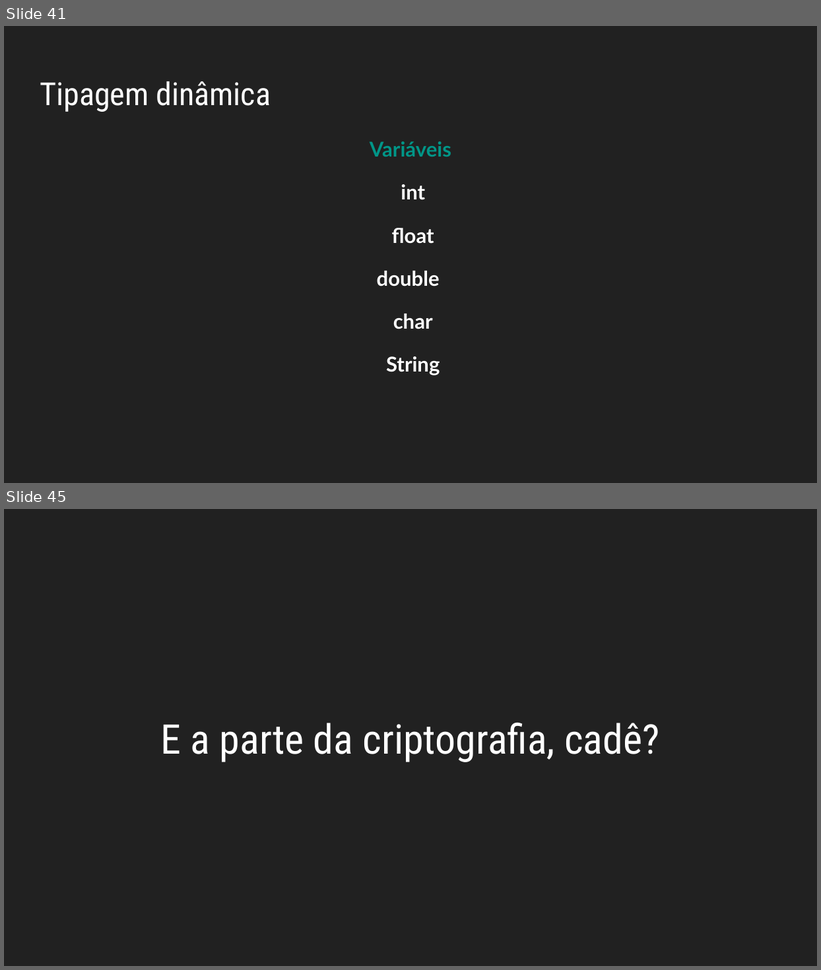
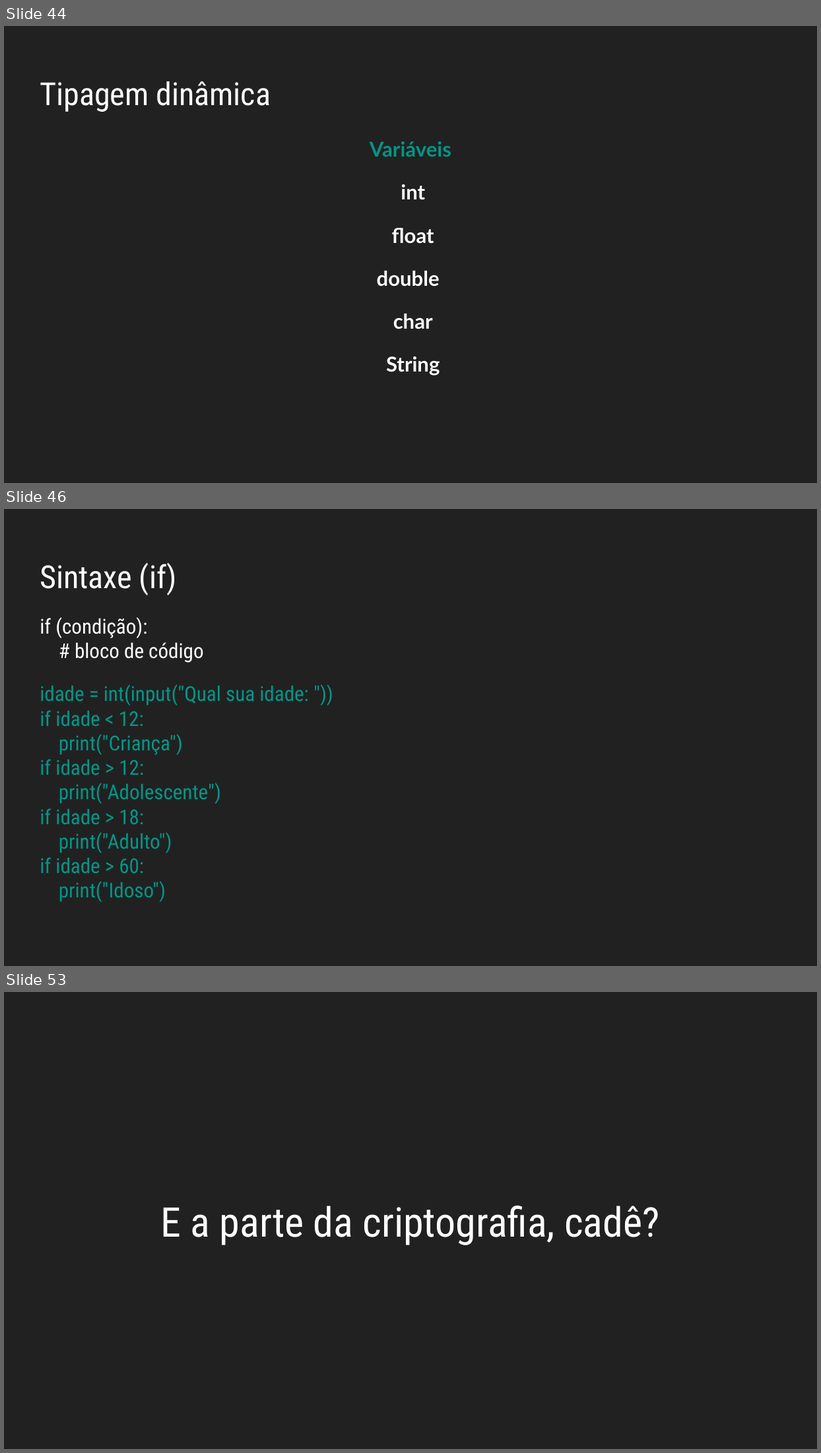
Before and after one commit to allythy/Palestras, a slide deck: Minicurso Do Terminal GNU-Linux ao Python/VI Workshop da Escola de Engenharias e TI.odp. Shown one above the other, each under a label of ours: slides 41 and 45 before the commit, slides 44, 46 and 53 after it; the slides between them are not shown. The pictures are 821x970 and 821x1453 pixels, drawn with LibreOffice and Linux fonts; fonts in the diff are those of the drawing. Boxes give left, top, right and bottom in pixels: in the first picture for what was removed or moved away, otherwise in the second. Text is boxed around its words. In the diff, an @@ line names an element or a change of style, - is before the commit and + after.

```diff
--- a/Minicurso Do Terminal GNU-Linux ao Python/VI Workshop da Escola de Engenharias e TI.odp
+++ b/Minicurso Do Terminal GNU-Linux ao Python/VI Workshop da Escola de Engenharias e TI.odp
@@ slide 46 added at (4, 509, 817, 966), background #212121 @@
@@ title added at (40, 562, 177, 595), 31 pt, text #FFFFFF @@
+Sintaxe (if)
@@ text added at (40, 617, 309, 902), 20 pt, text #009688 @@
+if (condição):
+# bloco de código
+idade = int(input("Qual sua idade: "))
+if idade < 12:
+print("Criança")
+if idade > 12:
+print("Adolescente")
+if idade > 18:
+print("Adulto")
+if idade > 60:
+print("Idoso")
@@ what was slide 41 is now slide 44 @@
@@ what was slide 45 is now slide 53 @@
```
Also in this commit, not shown: 3 slides changed, 10 other slides added, 2 slides removed, 2 other files.
